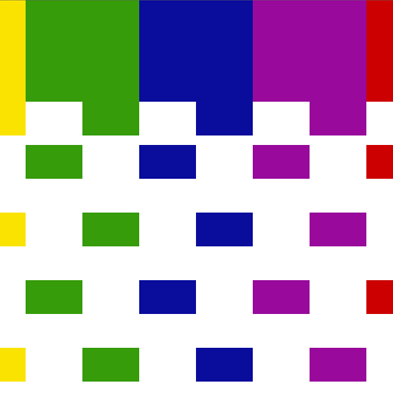
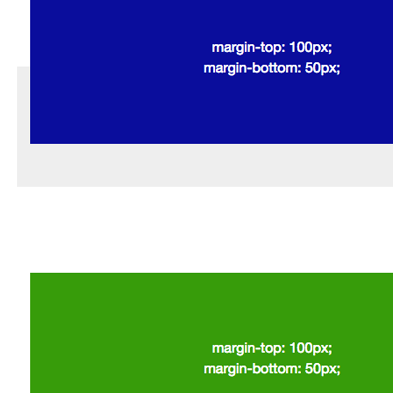
Layered file, before and after one edit (393 × 393). Changes by layer:
added layer "margins" above "performance" over [0,0,393,393]
